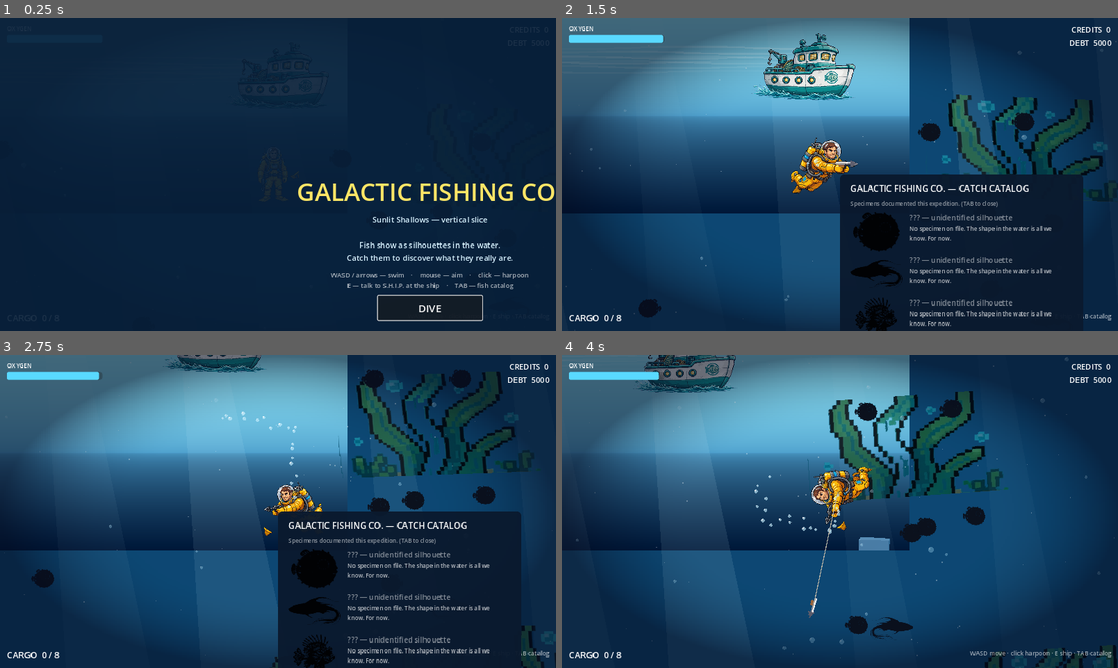
Above: before the commit, frames 1-4 (two rows, left to right).
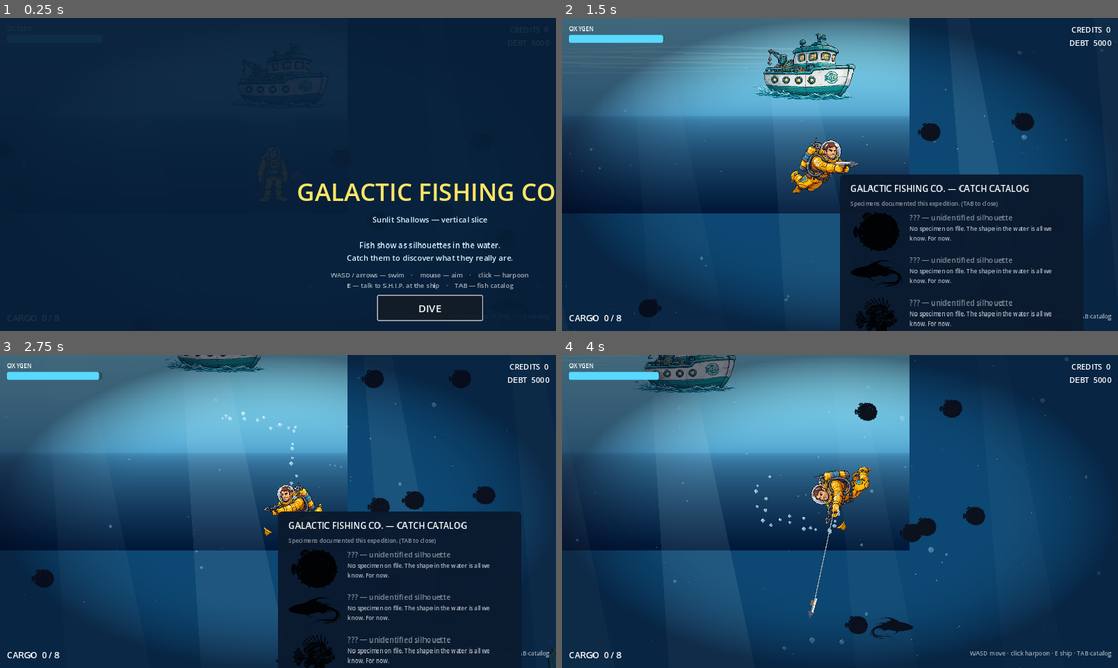
Above: after the commit, the same moments.

Repository: Chowwyie/galactic-fishing-co
Game: Godot game, scene res://scenes/main.tscn
Same seed, same stepped clock (60 frames per second), same inputs: the game is played once before the commit and once after it.
Inputs (mouse positions are in pixels of both pictures, inside the frame that each line leads up to):
- Up to frame 1 (0.25 s): no input
- Up to frame 2 (1.5 s): click "DIVE" at 0.5 s; tap Enter at 1.25 s; move the mouse to (962, 158) at 1.27 s; hold D from 1.28 s (still down); tap Tab at 1.35 s; click (962, 158) at 1.42 s
- Up to frame 3 (2.75 s): move the mouse to (166, 527) at 2.02 s; release D at 2.03 s; hold S from 2.03 s (still down); tap E at 2.1 s
- Up to frame 4 (4 s): move the mouse to (895, 442) at 2.77 s; release S at 2.78 s; hold D 2.78-3.53 s; tap Tab at 2.85 s; move the mouse to (812, 574) at 3.52 s; hold W from 3.53 s (still down); tap E at 3.6 s; click (812, 574) at 3.67 s

The runs differ from the first frame. In frame 2, 3.3% of the frame differs, in the area x 68-100%, y 24-59%; in frame 3, 4.3%; in frame 4, 5.3%, in the area x 44-100%, y 11-100%.

Commit message:
Fix 3D background artifacts: boulder rocks replace glass-box cubes, wall becomes ridgeline, foreground seaweed tamed
- _make_boulder(): seeded noise-displaced, flat-shaded boulder meshes
  (4 variants); plain BoxMesh rocks read as transparent/glass cubes
- Rock bands rebalanced: smaller, pushed back, material hue variants
- Distant wall rebuilt as overlapping boulder ridgeline (was floating
  dark rectangles); lowered and pushed to z=-950 for proper backdrop
- Mid-water spires grounded as sea stacks rising from the floor
- Coral stems/branches use tube mesh instead of thin boxes
- Ambient 0.85 -> 0.62 so rock forms model instead of washing out
- Foreground seaweed: 12 -> 8, smaller, fainter (were giant floating cards)
- tools/shot.gd: screenshot QA tool (surface/mid/bottom)

Diff:
--- a/scripts/bg3d.gd
+++ b/scripts/bg3d.gd
@@ -21,13 +21,17 @@
 var cone_mesh: CylinderMesh
 
 var mat_rock_near: StandardMaterial3D
+var mat_rock_near_b: StandardMaterial3D
 var mat_rock_mid: StandardMaterial3D
+var mat_rock_mid_b: StandardMaterial3D
 var mat_rock_far: StandardMaterial3D
 var mat_wall: StandardMaterial3D
 var mat_sand: StandardMaterial3D
 var mat_coral: StandardMaterial3D
 var mat_sponge: StandardMaterial3D
 var mat_anemone: StandardMaterial3D
+
+var boulder_meshes: Array[ArrayMesh] = []
 
 func _ready() -> void:
 	viewport = get_viewport() as SubViewport
@@ -44,6 +48,7 @@
 	cone_mesh.bottom_radius = 0.6
 	cone_mesh.height = 1.0
 	_build_materials()
+	_build_boulders()
 	_build_environment()
 	_build_light()
 	_build_camera()
@@ -63,13 +68,69 @@
 
 func _build_materials() -> void:
 	mat_rock_near = _mat(Color(0.30, 0.44, 0.58))
+	mat_rock_near_b = _mat(Color(0.24, 0.38, 0.52))
 	mat_rock_mid = _mat(Color(0.33, 0.49, 0.64))
+	mat_rock_mid_b = _mat(Color(0.38, 0.53, 0.66))
 	mat_rock_far = _mat(Color(0.36, 0.53, 0.69))
 	mat_wall = _mat(Color(0.10, 0.23, 0.40))
 	mat_sand = _mat(Color(0.72, 0.68, 0.52))
 	mat_coral = _mat(Color(0.95, 0.45, 0.55))
 	mat_sponge = _mat(Color(0.25, 0.75, 0.70))
 	mat_anemone = _mat(Color(1.00, 0.62, 0.30))
+
+# Irregular faceted boulders: a subdivided box with seeded vertex jitter and
+# flat face normals. A plain BoxMesh reads as a glass cube; this reads as rock.
+func _build_boulders() -> void:
+	for i in 4:
+		boulder_meshes.append(_make_boulder(5000 + i * 131))
+
+func _make_boulder(salt: int) -> ArrayMesh:
+	var r := RandomNumberGenerator.new()
+	r.seed = salt
+	var bm := BoxMesh.new()
+	bm.subdivide_width = 3
+	bm.subdivide_height = 3
+	bm.subdivide_depth = 3
+	bm.size = Vector3.ONE
+	var src := ArrayMesh.new()
+	src.add_surface_from_arrays(Mesh.PRIMITIVE_TRIANGLES, bm.surface_get_arrays(0))
+	var mdt := MeshDataTool.new()
+	mdt.create_from_surface(src, 0)
+	var seen := {}
+	for i in mdt.get_vertex_count():
+		var v := mdt.get_vertex(i)
+		var key := "%0.2f|%0.2f|%0.2f" % [v.x, v.y, v.z]
+		if not seen.has(key):
+			seen[key] = v + Vector3(r.randf_range(-0.28, 0.28), r.randf_range(-0.28, 0.28), r.randf_range(-0.28, 0.28))
+		mdt.set_vertex(i, seen[key])
+	var verts := PackedVector3Array()
+	var normals := PackedVector3Array()
+	for f in mdt.get_face_count():
+		var a := mdt.get_vertex(mdt.get_face_vertex(f, 0))
+		var b := mdt.get_vertex(mdt.get_face_vertex(f, 1))
+		var c := mdt.get_vertex(mdt.get_face_vertex(f, 2))
+		var n := (b - a).cross(c - a)
+		if n.length() < 0.00001:
+			continue
+		n = n.normalized()
+		verts.append_array(PackedVector3Array([a, b, c]))
+		normals.append_array(PackedVector3Array([n, n, n]))
+	var arr := []
+	arr.resize(Mesh.ARRAY_MAX)
+	arr[Mesh.ARRAY_VERTEX] = verts
+	arr[Mesh.ARRAY_NORMAL] = normals
+	var out := ArrayMesh.new()
+	out.add_surface_from_arrays(Mesh.PRIMITIVE_TRIANGLES, arr)
+	return out
+
+func _boulder(pos: Vector3, scl: Vector3, rot: Vector3, mat: Material, variant: int) -> void:
+	var mi := MeshInstance3D.new()
+	mi.mesh = boulder_meshes[variant % boulder_meshes.size()]
+	mi.position = pos
+	mi.scale = scl
+	mi.rotation = rot
+	mi.material_override = mat
+	add_child(mi)
 
 func _build_environment() -> void:
 	# Flat background color; the water-column gradient is a giant unshaded
@@ -81,7 +142,7 @@
 	e.background_color = Color(0.16, 0.42, 0.62)
 	e.ambient_light_source = Environment.AMBIENT_SOURCE_COLOR
 	e.ambient_light_color = Color(0.38, 0.58, 0.72)
-	e.ambient_light_energy = 0.85
+	e.ambient_light_energy = 0.62
 	e.fog_enabled = true
 	e.fog_mode = Environment.FOG_MODE_DEPTH
 	e.fog_light_color = Color(0.22, 0.50, 0.68)
@@ -178,75 +239,89 @@
 	mi.position = Vector3(1280, -1562, -260)
 	add_child(mi)
 
-func _rock_cluster(cx: float, cy: float, cz: float, base: float, n: int, spread: float, rise: float, mat: Material, salt: int) -> void:
+func _rock_cluster(cx: float, cy: float, cz: float, base: float, n: int, spread: float, rise: float, mat: Material, mat2: Material, salt: int) -> void:
 	var r := RandomNumberGenerator.new()
 	r.seed = 1000 + salt
 	for i in n:
 		var s := base * r.randf_range(0.45, 1.25)
-		_box(
+		_boulder(
 			Vector3(cx + r.randf_range(-spread, spread), cy + r.randf_range(0.0, rise), cz + r.randf_range(-40.0, 40.0)),
 			Vector3(s * r.randf_range(0.7, 1.5), s * r.randf_range(0.6, 1.3), s * r.randf_range(0.5, 1.0)),
 			Vector3(r.randf_range(-0.35, 0.35), r.randf_range(-0.7, 0.7), r.randf_range(-0.35, 0.35)),
-			mat)
+			mat if r.randf() < 0.6 else mat2,
+			r.randi() % 4)
 
 func _build_rock_bands() -> void:
-	# near band: chunky, darker — frames the gameplay plane
+	# near band: smaller boulders, pushed back so they read as background
 	var xs := [-120.0, 260.0, 640.0, 1020.0, 1400.0, 1780.0, 2160.0, 2540.0, 2700.0]
 	var salt := 0
 	for x in xs:
-		_rock_cluster(x, -1560.0, -100.0, 95.0, 6, 150.0, 130.0, mat_rock_near, salt)
+		_rock_cluster(x, -1560.0, -200.0, 62.0, 4, 150.0, 90.0, mat_rock_near, mat_rock_near_b, salt)
 		salt += 1
 	# mid band: bigger formations further back
 	for x in [-80.0, 340.0, 760.0, 1180.0, 1600.0, 2020.0, 2440.0, 2680.0]:
-		_rock_cluster(x, -1560.0, -300.0, 150.0, 6, 190.0, 260.0, mat_rock_mid, salt)
+		_rock_cluster(x, -1560.0, -380.0, 105.0, 5, 190.0, 200.0, mat_rock_mid, mat_rock_mid_b, salt)
 		salt += 1
 	# far band: tall, fog-hazed
 	for x in [0.0, 430.0, 860.0, 1290.0, 1720.0, 2150.0, 2580.0]:
-		_rock_cluster(x, -1560.0, -520.0, 210.0, 5, 230.0, 520.0, mat_rock_far, salt)
+		_rock_cluster(x, -1560.0, -560.0, 170.0, 5, 230.0, 480.0, mat_rock_far, mat_rock_far, salt)
 		salt += 1
-	# a few mid-water pillars for vertical interest
+	# mid-water rock spires: stacked boulders for vertical interest
 	var r := RandomNumberGenerator.new()
 	r.seed = 77
 	for i in 4:
 		var px: float = [-140.0, 420.0, 2140.0, 2700.0][i]
-		_box(Vector3(px, -950.0, -350.0),
-			Vector3(r.randf_range(70, 110), r.randf_range(380, 560), r.randf_range(60, 100)),
-			Vector3(r.randf_range(-0.12, 0.12), r.randf_range(-0.4, 0.4), r.randf_range(-0.1, 0.1)),
-			mat_rock_mid)
+		var ph := r.randf_range(380.0, 560.0)
+		var pw := r.randf_range(70.0, 110.0)
+		var py := -1560.0
+		for sgi in 4:
+			var t := float(sgi) / 3.0
+			_boulder(
+				Vector3(px + r.randf_range(-18.0, 18.0), py + t * ph + 20.0, -380.0 + r.randf_range(-20.0, 20.0)),
+				Vector3(pw * (1.0 - t * 0.45), ph / 4.0 * 1.35, pw * (1.0 - t * 0.45)),
+				Vector3(r.randf_range(-0.2, 0.2), r.randf_range(-0.5, 0.5), r.randf_range(-0.2, 0.2)),
+				mat_rock_mid if r.randf() < 0.6 else mat_rock_mid_b,
+				r.randi() % 4)
 
 func _build_distant_wall() -> void:
-	# dark silhouette canyon walls far behind everything
+	# dark silhouette canyon ridgeline far behind everything: overlapping
+	# jittered boulders so it reads as mountains, not floating rectangles
 	var r := RandomNumberGenerator.new()
 	r.seed = 4242
 	var x := -500.0
-	var salt := 9000
 	while x < 3100.0:
 		var w := r.randf_range(280.0, 520.0)
-		var h := r.randf_range(500.0, 850.0)
-		_box(Vector3(x + w * 0.5, -1560.0 + h * 0.5, -850.0 + r.randf_range(-60.0, 60.0)),
-			Vector3(w, h, r.randf_range(120.0, 220.0)),
-			Vector3(0, r.randf_range(-0.25, 0.25), 0),
-			mat_wall)
-		x += w * r.randf_range(0.55, 0.8)
-		salt += 1
+		var h := r.randf_range(260.0, 560.0)
+		_boulder(
+			Vector3(x + w * 0.5, -1560.0 + h * 0.42 + r.randf_range(-70.0, 70.0), -950.0 + r.randf_range(-60.0, 60.0)),
+			Vector3(w * r.randf_range(0.9, 1.2), h, r.randf_range(140.0, 240.0)),
+			Vector3(r.randf_range(-0.15, 0.15), r.randf_range(-0.4, 0.4), r.randf_range(-0.15, 0.15)),
+			mat_wall,
+			r.randi() % 4)
+		x += w * r.randf_range(0.42, 0.6)
 
 func _build_corals() -> void:
 	var r := RandomNumberGenerator.new()
 	r.seed = 31337
-	# pink branching corals: stem + branches
+	# pink branching corals: stem + branches (tapered tubes, not boxes)
 	for i in 9:
 		var cx := r.randf_range(60.0, 2500.0)
 		var cz := r.randf_range(-110.0, -40.0)
 		var h := r.randf_range(50.0, 95.0)
-		_box(Vector3(cx, -1560.0 + h * 0.5, cz), Vector3(9, h, 9), Vector3.ZERO, mat_coral)
+		var stem := MeshInstance3D.new()
+		stem.mesh = tube_mesh
+		stem.material_override = mat_coral
+		stem.scale = Vector3(11, h, 11)
+		stem.position = Vector3(cx, -1560.0 + h * 0.5, cz)
+		add_child(stem)
 		for b in 3:
 			var ba := r.randf_range(-0.9, 0.9)
 			var bl := h * r.randf_range(0.35, 0.55)
 			var by := -1560.0 + h * r.randf_range(0.45, 0.85)
 			var br := MeshInstance3D.new()
-			br.mesh = box_mesh
+			br.mesh = tube_mesh
 			br.material_override = mat_coral
-			br.scale = Vector3(6, bl, 6)
+			br.scale = Vector3(7, bl, 7)
 			br.position = Vector3(cx + sin(ba) * bl * 0.4, by, cz)
 			br.rotation = Vector3(0, 0, ba)
 			add_child(br)
--- a/scripts/environment.gd
+++ b/scripts/environment.gd
@@ -57,10 +57,10 @@
 		weeds.append({"node": a, "phase": randf() * TAU})
 
 func _build_foreground_accents() -> void:
-	# dark seaweed framing the view (no parallax — the 3D world carries depth now)
+	# dark background seaweed tufts, kept small and faint so they read as distant plants
 	var f0: Texture2D = load("res://assets/sprites/seaweed_fg_0.png")
 	var f1: Texture2D = load("res://assets/sprites/seaweed_fg_1.png")
-	for i in range(12):
+	for i in range(8):
 		var a := AnimatedSprite2D.new()
 		var sf := SpriteFrames.new()
 		sf.add_animation("sway")
@@ -69,9 +69,9 @@
 		sf.add_frame("sway", f1)
 		a.sprite_frames = sf
 		a.play("sway")
-		a.scale = Vector2(randf_range(1.0, 1.8), randf_range(1.0, 1.8))
-		a.position = Vector2(randf_range(-100, ZONE_W + 100), randf_range(100, 1500))
-		a.modulate = Color(0.35, 0.55, 0.65, 0.85)
+		a.scale = Vector2(randf_range(0.6, 1.0), randf_range(0.6, 1.0))
+		a.position = Vector2(randf_range(-100, ZONE_W + 100), randf_range(200, 1400))
+		a.modulate = Color(0.4, 0.6, 0.7, 0.5)
 		add_child(a)
 		weeds.append({"node": a, "phase": randf() * TAU})
 
--- /dev/null
+++ b/tools/shot.gd
@@ -0,0 +1,34 @@
+extends SceneTree
+
+var game: Node
+var frame := 0
+var shots := [150.0, 750.0, 1400.0]
+var shot_i := 0
+var settle := 0
+
+func _init() -> void:
+	var packed: PackedScene = load("res://scenes/main.tscn")
+	game = packed.instantiate()
+	root.add_child(game)
+
+func _process(_delta: float) -> bool:
+	frame += 1
+	if frame == 5:
+		game._start_game()
+	if frame < 15:
+		return false
+	if shot_i >= shots.size():
+		return true
+	var player = game.get("player")
+	if player:
+		player.position = Vector2(1280, shots[shot_i])
+		player.velocity = Vector2.ZERO
+	settle += 1
+	if settle >= 25:
+		var img := root.get_texture().get_image()
+		var path := "/tmp/gfc_shot_%d.png" % shot_i
+		img.save_png(path)
+		print("SAVED ", path)
+		shot_i += 1
+		settle = 0
+	return false
